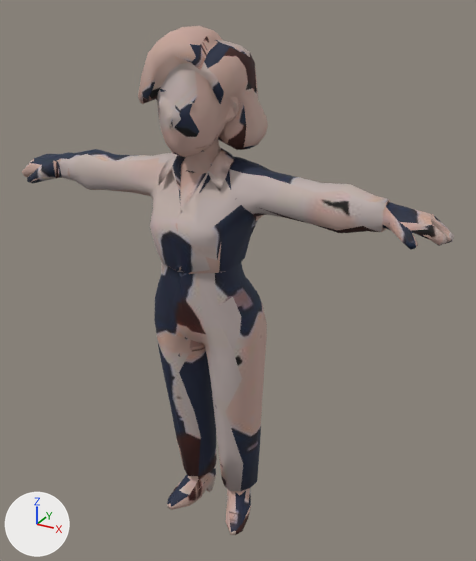
One commit to the glTF model dist/models/people/office-woman.glb: the scene before it, then after it.
One viewpoint serves both versions: a 50 mm camera at (0.826, -1.339, 1.431) aimed at (0.057, 0.058, 0.733). The axes (+X, +Y, +Z) are drawn at lower left. The lights are the same throughout. The older version comes first. Where no turn or scale is listed for an object, it has been applied to the vertices. Vertices at exactly the same position are counted once.

The first picture shows 'char1.001'.
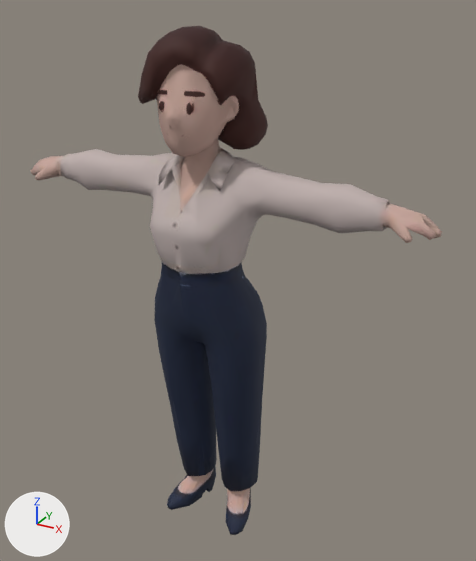
Location of each change, [x1, y1, x2, y2] in pixels of the pictures (476 x 561 px; the box of a moved part takes in the faces that stretch with it):
'char1.001', reshaped: before [22, 26, 454, 535]; after [31, 26, 442, 535]
part 1 of me_char1_003, moved or reshaped: before [22, 149, 110, 190]; after [31, 149, 110, 190]
part 2 of me_char1_003, moved or reshaped: before [335, 184, 454, 250]; after [335, 184, 442, 243]
part 3 of me_char1_003, moved or reshaped: before [152, 40, 248, 476]; after [152, 40, 260, 479]
part 4 of me_char1_003, surface changed: before [29, 26, 386, 535]; after [39, 26, 387, 535]

The edits, one by one:
me_char1_003 is used by ob_char1_001; location (0.0, 0.0, 0.0).
me_char1_003 had 2246 vertices, 4500 faces and spanned x -0.598..0.597, y -0.144..0.143, z 0.0..1.36.
me_char1_003 now has 2246 vertices, 4500 faces and spans x -0.571..0.572, y -0.144..0.143, z 0.0..1.36.
me_char1_003 part 1: 131 vertices moved from x -0.596..-0.403, y -0.064..0.049, z 0.945..1.024 to x -0.569..-0.415, y -0.05..0.042, z 0.952..1.02; 131 vertices removed from x -0.598..-0.358, y -0.062..0.054, z 0.938..1.029; 110 vertices added at x -0.571..-0.342, y -0.049..0.055, z 0.942..1.028.
me_char1_003 part 2: 63 vertices moved from x 0.411..0.595, y -0.058..0.045, z 0.946..1.024 to x 0.412..0.57, y -0.045..0.043, z 0.954..1.024; 116 vertices removed from x 0.288..0.597, y -0.061..0.047, z 0.946..1.025; 103 vertices added at x 0.288..0.572, y -0.048..0.046, z 0.954..1.028.
me_char1_003 part 3: 1 vertex moved from x 0.047, y -0.006, z 0.102 to x 0.048, y -0.007, z 0.101; 33 vertices removed from x -0.189..0.117, y -0.131..0.14, z 0.007..1.328; 67 vertices added at x -0.203..0.117, y -0.132..0.142, z 0.006..1.327.
me_char1_003 part 4: 3554 kept faces spanning x -0.569..0.564, y -0.144..0.143, z 0.0..1.36 get new texture (UV) coordinates.
